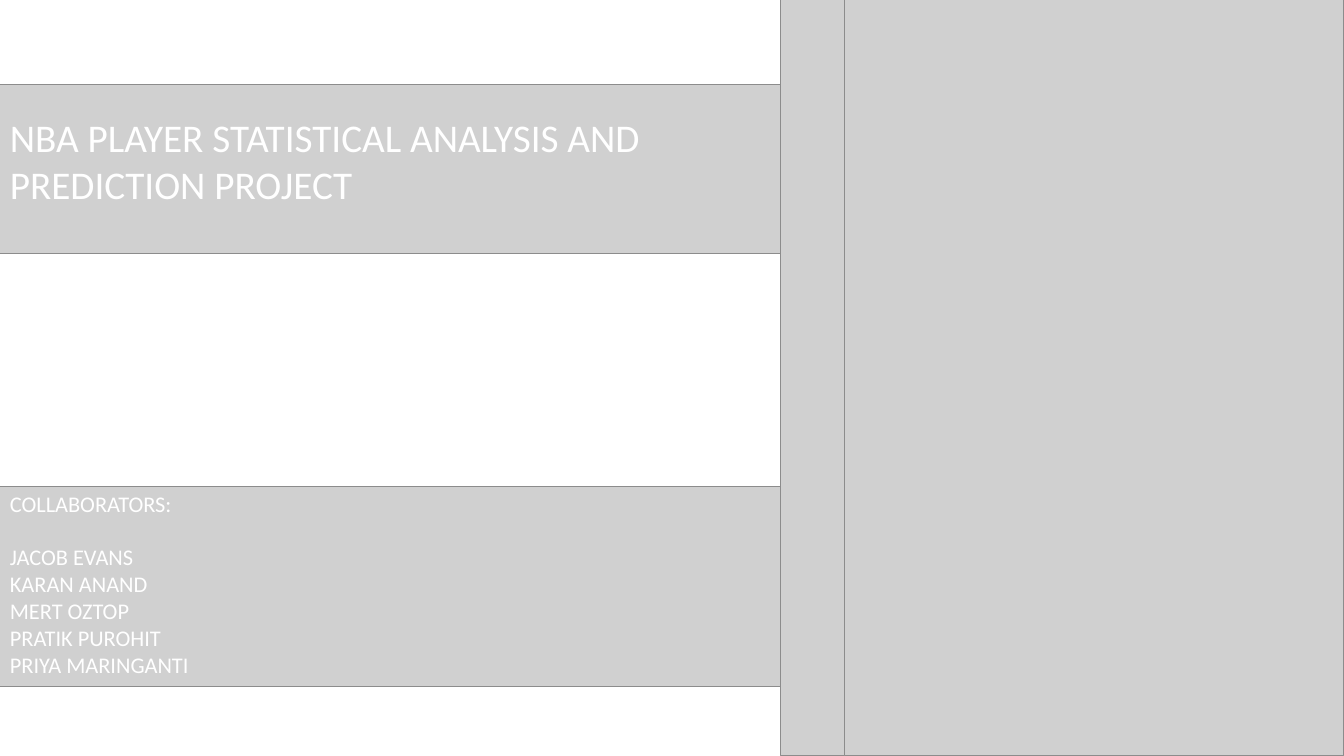
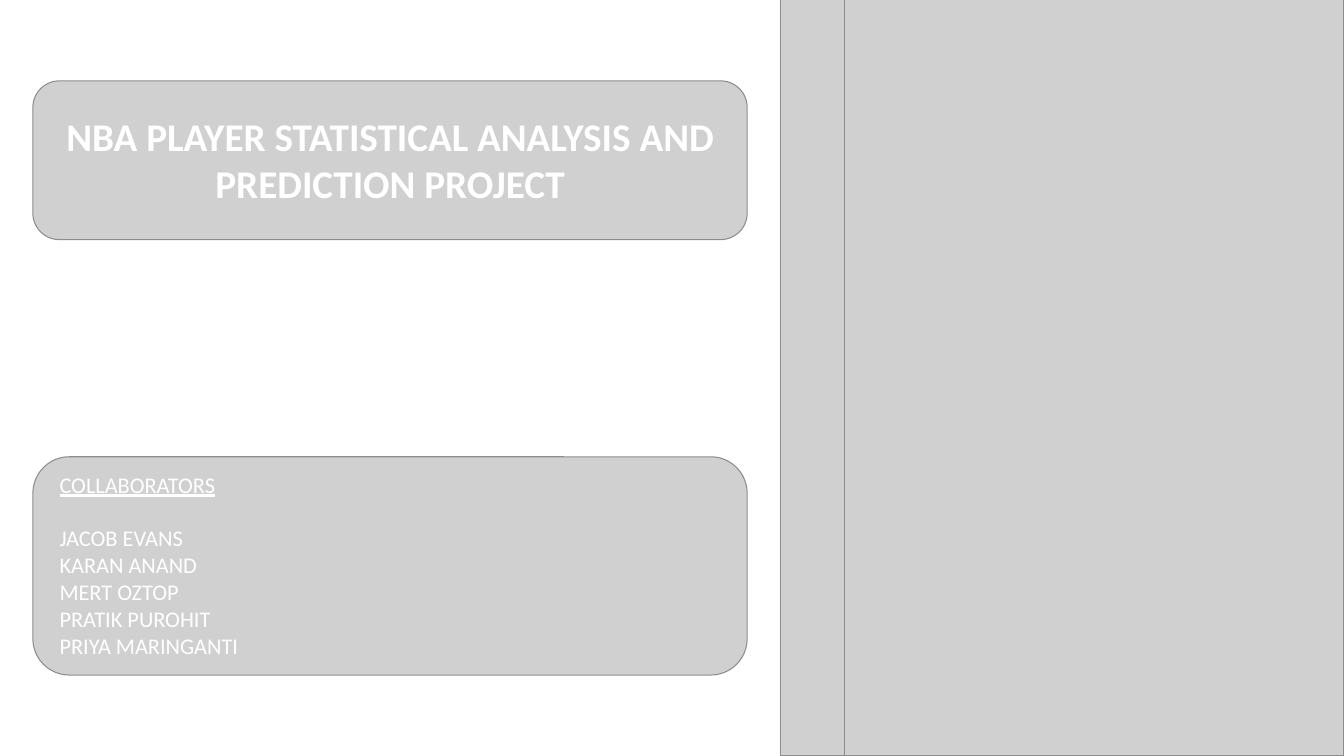
Before and after one commit to rmertoztop/project_4, a slide deck: slide 1 of Resources/NBA Project PPT.pptx. Drawn at 1344x756 pixels with LibreOffice and Linux fonts; fonts in the diff are those of the drawing; grey boxes stand for pictures. Boxes give left, top, right and bottom in pixels: in the first picture for what was removed or moved away, otherwise in the second. Text is boxed around its words. In the diff, an @@ line names an element or a change of style, - is before the commit and + after.

```diff
--- a/Resources/NBA Project PPT.pptx
+++ b/Resources/NBA Project PPT.pptx
@@ picture resized from (x1=0, y1=85, x2=780, y2=253) to (x1=33, y1=81, x2=748, y2=239) @@
@@ text "NBA PLAYER STATISTICAL ANALYSIS AND ..." moved from (x1=10, y1=127, x2=639, y2=199) to (x1=66, y1=126, x2=714, y2=198) @@
@@ text "NBA PLAYER STATISTICAL ANALYSIS AND ..." at (x1=66, y1=126, x2=714, y2=198): bold on; alignment left to centre @@
@@ picture resized from (x1=0, y1=486, x2=780, y2=687) to (x1=33, y1=457, x2=748, y2=676) @@
@@ text "COLLABORATORS" moved from (x1=10, y1=498, x2=188, y2=673) to (x1=60, y1=479, x2=238, y2=654) @@
@@ text at (x1=60, y1=479, x2=216, y2=497): text changed @@
-COLLABORATORS:
+COLLABORATORS
```
Also in this commit, not shown: 7 other slides changed, 3 slides added, 11 slides removed, 1 other file.
